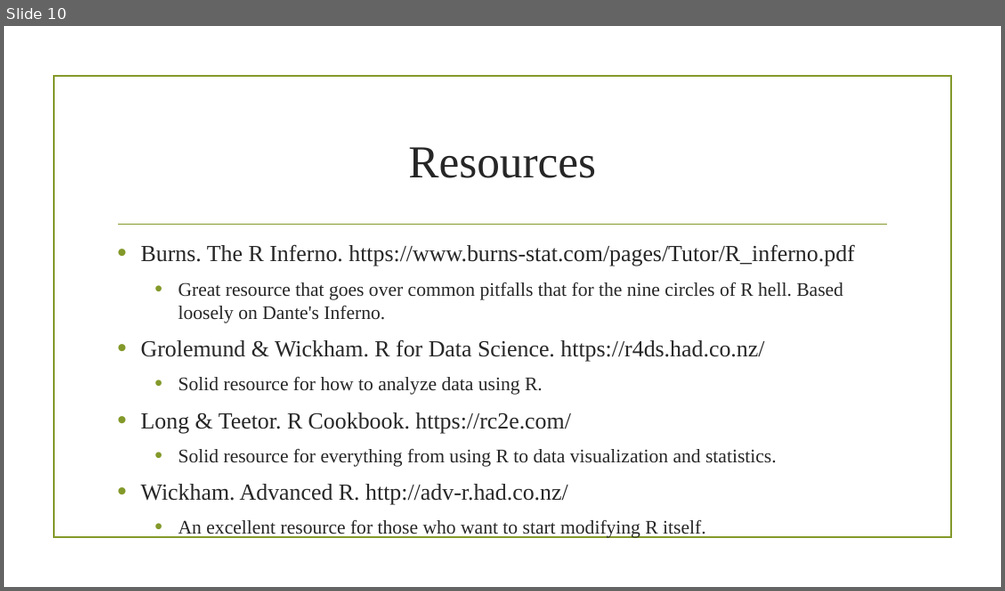
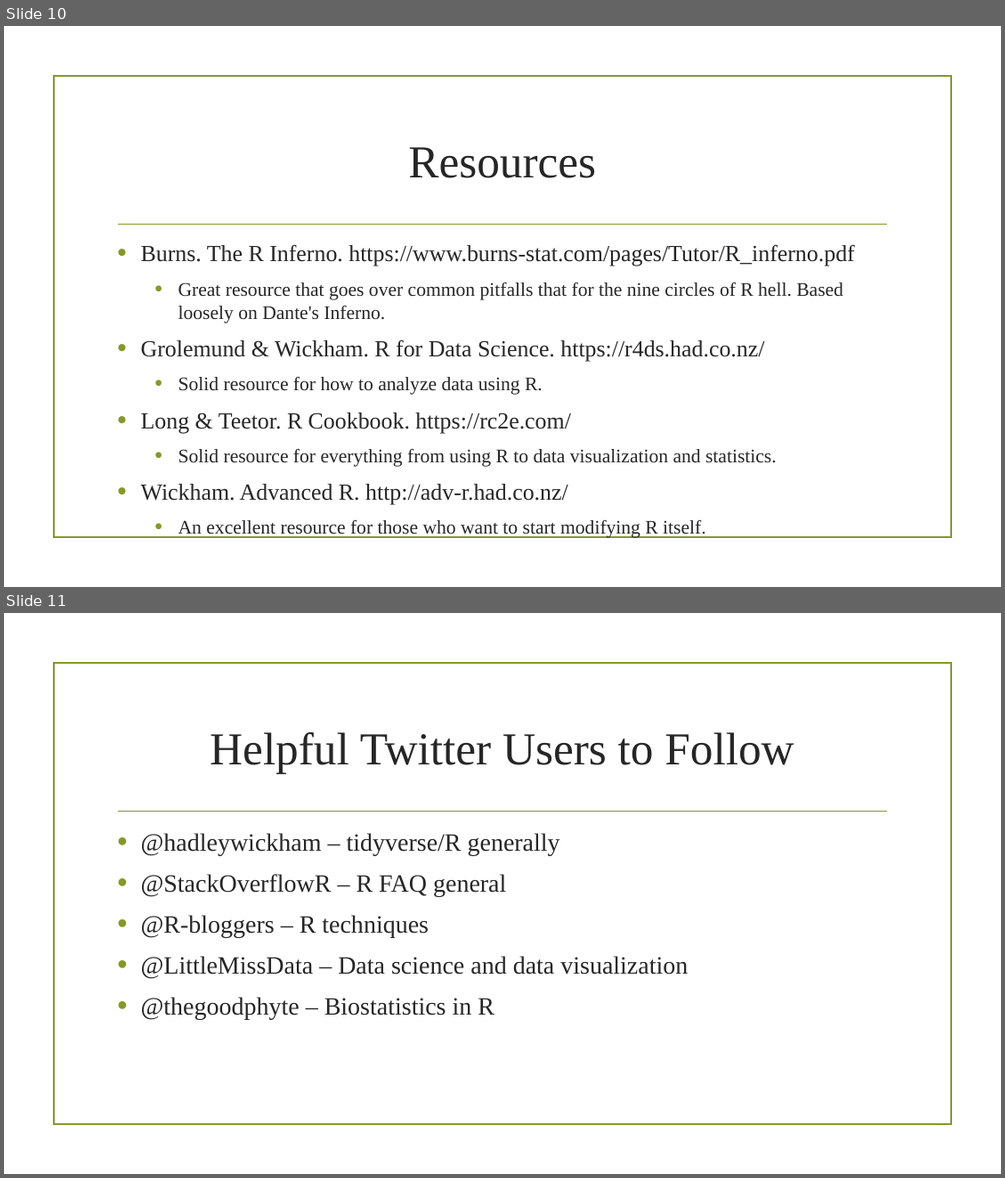
Before and after one commit to jstinzi/R-UNM-Biology-Workshop, a slide deck: Beginner Workshop/Introductory Concepts in R.pptx. Shown one above the other, each under a label of ours: slide 10 before the commit, slides 10 and 11 after it. The pictures are 1005x591 and 1005x1178 pixels, drawn with LibreOffice and Linux fonts; fonts in the diff are those of the drawing; background and template pictures are left out. Boxes give left, top, right and bottom in pixels: in the first picture for what was removed or moved away, otherwise in the second. Text is boxed around its words. In the diff, an @@ line names an element or a change of style, - is before the commit and + after.

```diff
--- a/Beginner Workshop/Introductory Concepts in R.pptx
+++ b/Beginner Workshop/Introductory Concepts in R.pptx
@@ slide 11 added at (4, 613, 1001, 1174), background picture (left out); not listed: 2 template elements that a slide beside it also shows @@
@@ title added at (210, 732, 793, 774), 44 pt, text #262626 @@
+Helpful Twitter Users to Follow
@@ text added at (141, 833, 688, 1020), 24 pt, text #262626 @@
+• @hadleywickham – tidyverse/R generally
+• @StackOverflowR – R FAQ general
+• @R-bloggers – R techniques
+• @LittleMissData – Data science and data visualization
+• @thegoodphyte – Biostatistics in R
```
